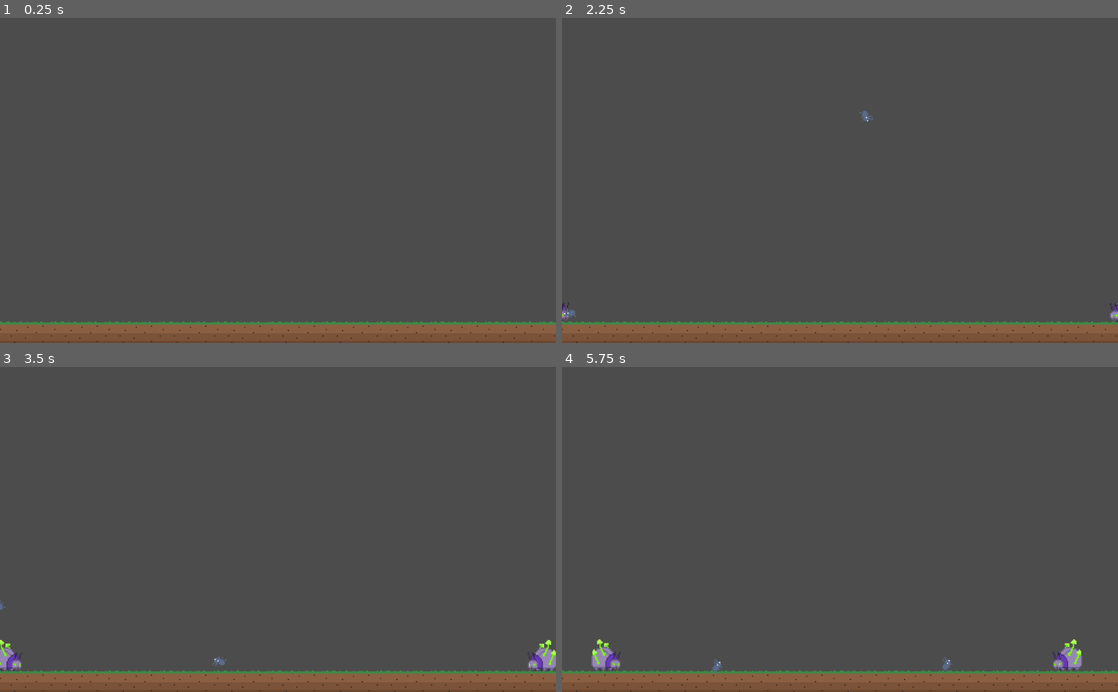
Above: before the commit, frames 1-4 (two rows, left to right).
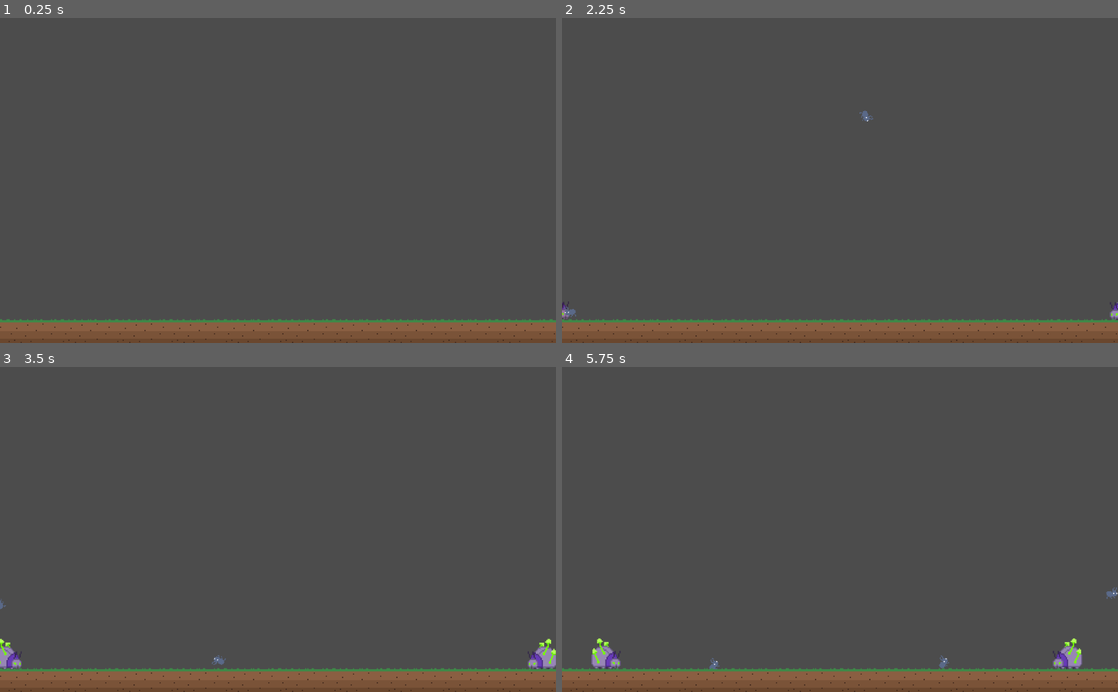
Above: after the commit, the same moments.

Repository: asafigan/game-off-2021
Game: Godot game, scene res://src/BattleField.tscn
Two runs of this game, one before a commit and one after it. Both use one fixed random seed, a clock stepped at 60 frames per second and the inputs below.
Inputs (mouse positions are in pixels of both pictures, inside the frame that each line leads up to):
- Up to frame 1 (0.25 s): no input
- Up to frame 2 (2.25 s): tap Enter at 0.5, 2 s; move the mouse to (962, 164) at 0.52 s; click (962, 164) at 0.67 s; tap Space at 1.25 s; drag from (728, 196) to (840, 313) at 1.27 s; move the mouse to (895, 109) at 2.02 s; click (895, 109) at 2.17 s
- Up to frame 3 (3.5 s): drag from (250, 594) to (11, 662) at 2.77 s
- Up to frame 4 (5.75 s): move the mouse to (1006, 578) at 3.52 s; click (1006, 578) at 3.67 s; drag from (673, 480) to (589, 662) at 4.27 s; move the mouse to (867, 529) at 5.02 s; click (867, 529) at 5.17 s

The runs differ from the first frame. In frame 1, 1.7% of the frame differs, in the area x 0-100%, y 92-100%; in frame 2, 1.7%; in frame 3, 2.0%; in frame 4, 2.1%, in the area x 0-100%, y 67-100%.

Commit message:
fix: :bug: objects falling through level

Diff:
--- a/src/BattleField.tscn
+++ b/src/BattleField.tscn
@@ -13,9 +13,6 @@
 [sub_resource type="RectangleShape2D" id=2]
 extents = Vector2( 48, 496 )
 
-[sub_resource type="ConvexPolygonShape2D" id=4]
-points = PoolVector2Array( 0, 3, 50, 3, 50, 50, 0, 50 )
-
 [sub_resource type="TileSet" id=3]
 0/name = "dirt.png 0"
 0/texture = ExtResource( 6 )
@@ -27,16 +24,9 @@
 0/navigation_offset = Vector2( 0, 0 )
 0/shape_offset = Vector2( 0, 0 )
 0/shape_transform = Transform2D( 1, 0, 0, 1, 0, 0 )
-0/shape = SubResource( 4 )
 0/shape_one_way = false
-0/shape_one_way_margin = 1.0
-0/shapes = [ {
-"autotile_coord": Vector2( 0, 0 ),
-"one_way": false,
-"one_way_margin": 1.0,
-"shape": SubResource( 4 ),
-"shape_transform": Transform2D( 1, 0, 0, 1, 0, 0 )
-} ]
+0/shape_one_way_margin = 0.0
+0/shapes = [  ]
 0/z_index = 0
 
 [node name="Node2D" type="Node2D"]
@@ -45,7 +35,12 @@
 
 [node name="CollisionShape2D4" type="CollisionShape2D" parent="StaticBody2D"]
 modulate = Color( 0.160784, 1, 0, 1 )
-position = Vector2( 496, -336 )
+position = Vector2( 512, -320 )
+shape = SubResource( 1 )
+
+[node name="CollisionShape2D5" type="CollisionShape2D" parent="StaticBody2D"]
+modulate = Color( 0.160784, 1, 0, 1 )
+position = Vector2( 504, 600 )
 shape = SubResource( 1 )
 
 [node name="CollisionShape2D2" type="CollisionShape2D" parent="StaticBody2D"]
@@ -73,11 +68,13 @@
 position = Vector2( 512, 560 )
 
 [node name="TileMap" type="TileMap" parent="."]
-position = Vector2( 88, -544 )
+position = Vector2( 88, -548 )
 scale = Vector2( 2, 2 )
+z_index = 1
 tile_set = SubResource( 3 )
 cell_size = Vector2( 50, 50 )
 cell_quadrant_size = 50
+show_collision = true
 collision_mask = 0
 format = 1
 tile_data = PoolIntArray( 786429, 0, 0, 786430, 0, 0, 786431, 0, 0, 720896, 0, 0, 720897, 0, 0, 720898, 0, 0, 720899, 0, 0, 720900, 0, 0, 720901, 0, 0, 720902, 0, 0, 720903, 0, 0, 720904, 0, 0, 720905, 0, 0, 720906, 0, 0 )
Not shown: 1 places in src/BattleField.tscn that only renumber resources
